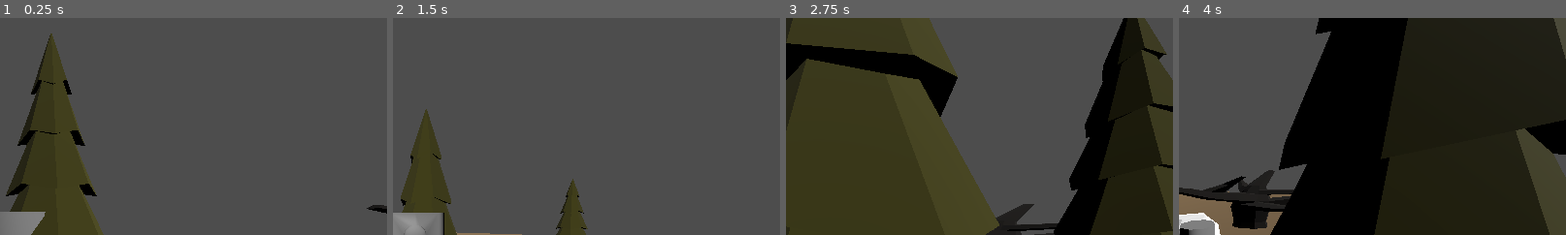
Above: before the commit, frames 1-4 (left to right).
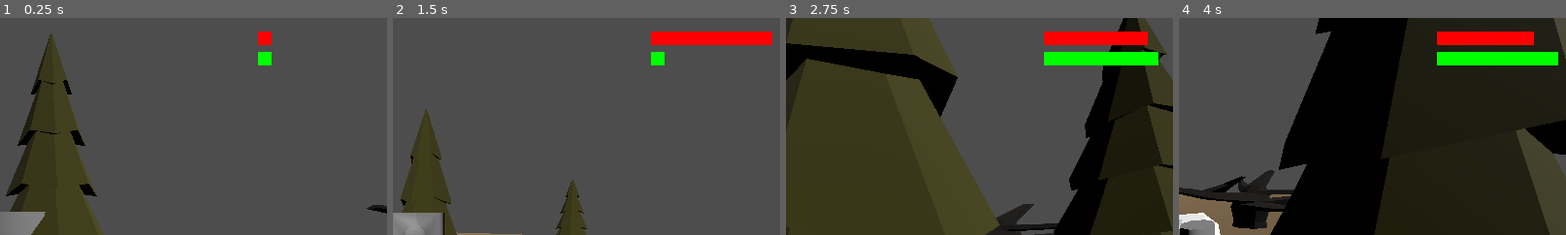
Above: after the commit, the same moments.

Repository: Marist-CMPT415-GameProg/ClassSandbox
Game: Godot game, scene res://levels/Outdoors.tscn
The game is run twice, just before and just after one commit, with the same random seed, the same clock (stepped at 60 frames per second) and the same inputs.
Inputs (mouse positions are % of the whole screen's width and height, from its top left):
- Up to frame 1 (0.25 s): no input
- Up to frame 2 (1.5 s): move the mouse to (55, 50) at 0.52 s; hold D (move_right) 0.53-1.28 s; hold Page Down (harm) 0.53-1.28 s; tap Space (jump) at 0.77 s; tap Page Up (heal) at 0.8, 1.35 s; move the mouse to (45, 50) at 1.27 s; hold S (move_backward) from 1.28 s (still down)
- Up to frame 3 (2.75 s): tap Space (jump) at 1.52 s; tap Shift (sprint) at 1.55, 2.1 s; move the mouse to (52, 48) at 2.02 s; release S (move_backward) at 2.03 s; hold D (move_right) from 2.03 s (still down); hold Page Down (harm) from 2.03 s (still down)
- Up to frame 4 (4 s): move the mouse to (49, 52) at 2.77 s; release Page Down (harm) at 2.78 s; tap Ctrl (crouch) at 2.85 s; tap Space (jump) at 3.02, 3.77 s; tap Page Up (heal) at 3.05 s; move the mouse to (57, 51) at 3.52 s; release D (move_right) at 3.53 s; hold A (move_left) from 3.53 s (still down); hold Page Down (harm) from 3.53 s (still down); tap Shift (sprint) at 3.8 s
The pictures show only the part of the screen within x 48-97%, y 0-50%; the shares and areas given below are measured in that part.

The runs differ from the first frame. In frame 1, 0.4% of the frame differs, in the area x 66-71%, y 6-22%; in frame 2, 2.2%; in frame 3, 3.5%, in the area x 66-97%, y 6-22%; in frame 4, 3.5%.

Commit message:
Squashed commit of the following:
commit bdd794be9502b71031a95898ee4a60c874ffffea
Author: Matthew Adam Johnson <1669148+Tientuine@users.noreply.github.com>
Date:   Fri Apr 21 15:33:39 2023 -0400

    FIxes

Diff:
--- a/levels/Outdoors.tscn
+++ b/levels/Outdoors.tscn
@@ -67,8 +67,6 @@
 [node name="UI" type="Node" parent="."]
 
 [node name="StatHUD" parent="UI" instance=ExtResource("5")]
-layout_mode = 3
-anchors_preset = 15
 grow_horizontal = 2
 grow_vertical = 2
 
--- a/prefabs/stats/CharacterStats.tscn
+++ b/prefabs/stats/CharacterStats.tscn
@@ -7,6 +7,9 @@
 
 [node name="Health" type="Node" parent="."]
 script = ExtResource("1")
+max_level = 100
+min_level = 0
+level = 100
 
 [node name="Stamina" type="Node" parent="."]
 script = ExtResource("2")
--- a/prefabs/ui/StatHUD.tscn
+++ b/prefabs/ui/StatHUD.tscn
@@ -3,20 +3,28 @@
 [ext_resource type="Script" path="res://scripts/ui/StatHUD.gd" id="1"]
 
 [node name="StatHUD" type="Control"]
+custom_minimum_size = Vector2(200, 50)
 layout_mode = 3
-anchors_preset = 15
+anchors_preset = 1
+anchor_left = 1.0
 anchor_right = 1.0
-anchor_bottom = 1.0
+offset_left = -220.0
+offset_top = 20.0
+offset_right = -20.0
+offset_bottom = 70.0
+grow_horizontal = 0
 script = ExtResource("1")
 
 [node name="HealthBar" type="ColorRect" parent="."]
-layout_mode = 0
-anchor_left = 1.0
-anchor_right = 1.0
-grow_horizontal = 0
+layout_mode = 1
+offset_right = 20.0
+offset_bottom = 20.0
 
 [node name="StaminaBar" type="ColorRect" parent="."]
-layout_mode = 0
-anchor_left = 1.0
-anchor_right = 1.0
-grow_horizontal = 0
+layout_mode = 1
+anchors_preset = 2
+anchor_top = 1.0
+anchor_bottom = 1.0
+offset_top = -20.0
+offset_right = 20.0
+grow_vertical = 0
--- a/scripts/actors/Character.gd
+++ b/scripts/actors/Character.gd
@@ -90,7 +90,3 @@
 	else:
 		target_speed = walk_speed
 		tween.tween_property(self, "scale", Vector3.ONE, 0.1)
-
-
-func on_sprinted(extra_arg_0):
-	pass # Replace with function body.
--- a/scripts/stats/FloatResource.gd
+++ b/scripts/stats/FloatResource.gd
@@ -27,6 +27,7 @@
 
 func _init():
 	level = clamp(level, min_level, max_level)
+	changed.emit(level)
 
 
 ## Indicates whether this resources is at its [member min_level]
--- a/scripts/stats/FloatStat.gd
+++ /dev/null
@@ -1,39 +0,0 @@
-class_name FloatStat
-extends IStat
-# NOTE This script may emit redundant signals on empty/fill in some situations,
-# such as drinking a healing potion when already at max health or taking damage
-# after already dying/falling unconscious. To prevent redundant signals, add
-# some if statements so that we emit such signals only when the previous level
-# differs from the new level.
-
-
-export var max_level:float = 100
-export var min_level:float = 0
-export var level:float = 100
-
-
-func change(amount:float):
-	if amount == 0: return
-	level = clamp(level + amount, min_level, max_level)
-	emit_signal("changed", level)
-	check_bounds();
-
-
-func increase(amount:float):
-	if amount <= 0: return
-	level = min(level + amount, max_level)
-	emit_signal("changed", level)
-	check_bounds();
-
-func decrease(amount:float):
-	if amount <= 0: return
-	level = max(level - amount, min_level)
-	emit_signal("changed", level)
-	check_bounds();
-
-
-func check_bounds():
-	if level == min_level:
-		emit_signal("emptied")
-	elif level == max_level:
-		emit_signal("filled")
--- a/scripts/stats/IStat.gd
+++ /dev/null
@@ -1,17 +0,0 @@
-class_name IStat
-extends Node
-
-signal on_changed(level)
-signal on_emptied
-signal on_filled
-
-func _ready(): pass
-
-func is_empty(): pass
-func is_full(): pass
-
-func change(amount): pass
-func increase(amount): pass
-func decrease(amount): pass
-
-func check_bounds(): pass
--- a/scripts/stats/IntResource.gd
+++ b/scripts/stats/IntResource.gd
@@ -27,6 +27,7 @@
 
 func _init():
 	level = clamp(level, min_level, max_level)
+	changed.emit(level)
 
 
 ## Indicates whether this resources is at its [member min_level]
--- a/scripts/stats/IntStat.gd
+++ /dev/null
@@ -1,52 +0,0 @@
-class_name IntStat
-extends IStat
-## Provides for simple discrete-valued resources or stats.
-## Note: This script may emit redundant signals on empty/fill in some situations,
-## such as drinking a healing potion when already at max health or taking damage
-## after already dying/falling unconscious. To prevent redundant signals, add
-## some if statements so that we emit such signals only when the previous level
-## differs from the new level.
-
-
-export var max_level:int = 10
-export var min_level:int = -10
-export var level:int = 0
-
-
-func _ready():
-	level = clamp(level, min_level, max_level)
-
-
-func is_empty():
-	return level == min_level
-
-
-func is_full():
-	return level == max_level
-
-
-func change(amount:int):
-	if amount == 0: return
-	level = clamp(level + amount, min_level, max_level)
-	emit_signal("changed", level)
-	check_bounds();
-
-
-func increase(amount:int):
-	if amount <= 0: return
-	level = min(level + amount, max_level)
-	emit_signal("changed", level)
-	check_bounds();
-
-func decrease(amount:int):
-	if amount <= 0: return
-	level = max(level - amount, min_level)
-	emit_signal("changed", level)
-	check_bounds();
-
-
-func check_bounds():
-	if level == min_level:
-		emit_signal("emptied")
-	elif level == max_level:
-		emit_signal("filled")
Not shown: 1 places in levels/Outdoors.tscn that only renumber resources
